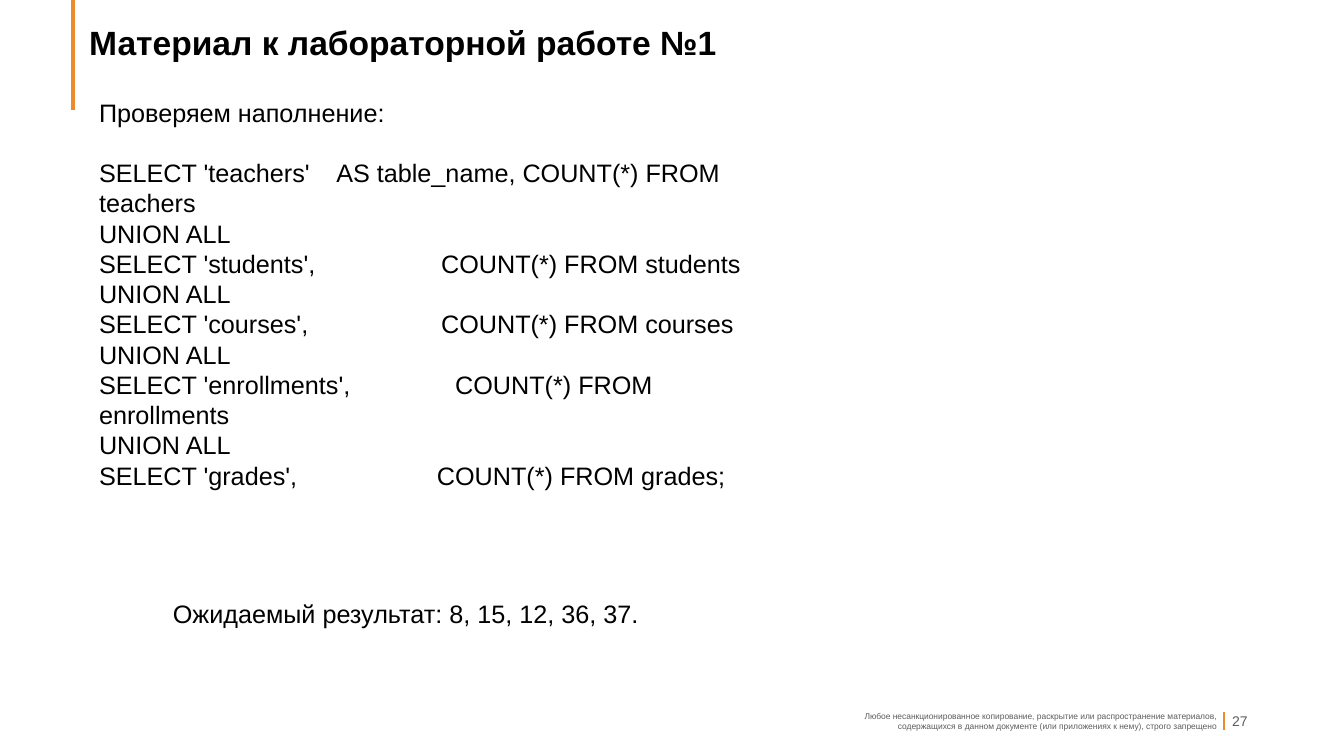
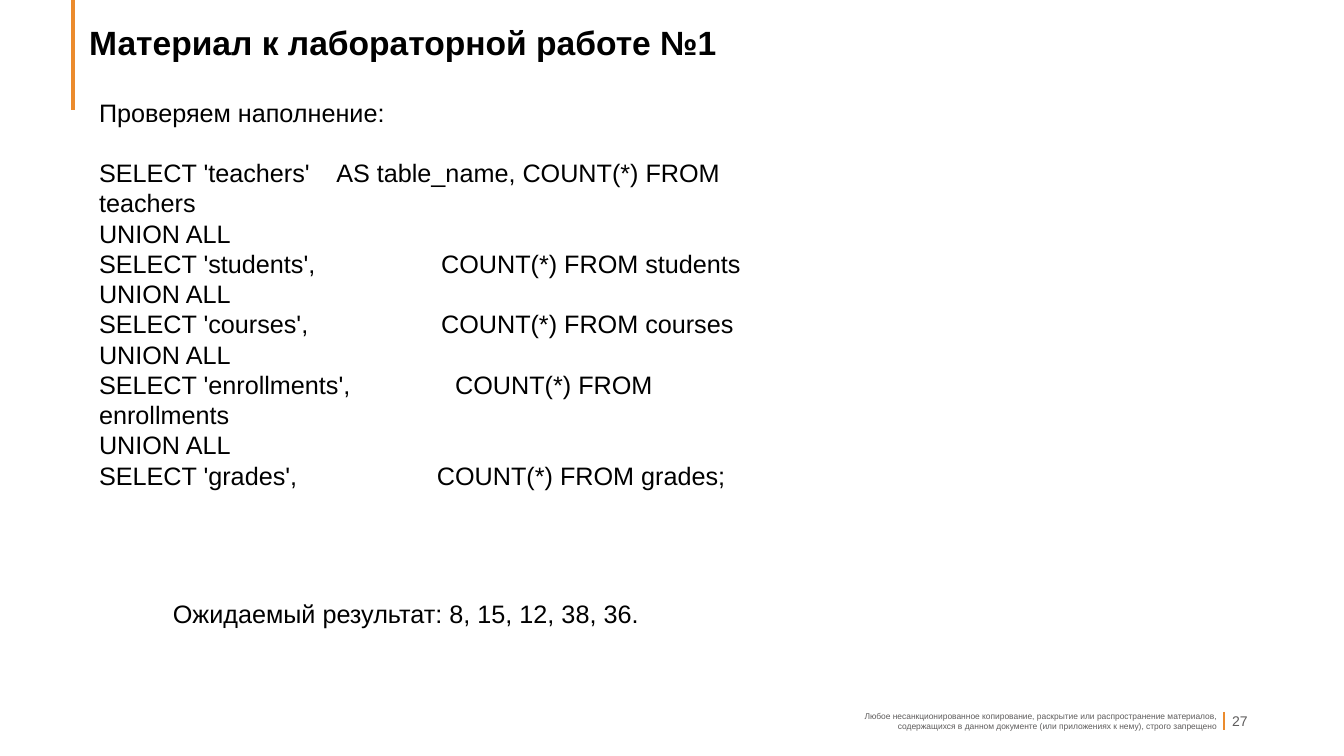
Before and after one commit to vivyako/it-24107, a slide deck: slide 27 of Лекция2_Основы_SQL.pptx. Drawn at 1344x756 pixels with LibreOffice and Linux fonts; fonts in the diff are those of the drawing; background and template pictures are left out. Boxes give left, top, right and bottom in pixels: in the first picture for what was removed or moved away, otherwise in the second. Text is boxed around its words. In the diff, an @@ line names an element or a change of style, - is before the commit and + after.

```diff
--- a/Лекция2_Основы_SQL.pptx
+++ b/Лекция2_Основы_SQL.pptx
@@ text at [173,604,639,629]: text changed @@
-Ожидаемый результат: 8, 15, 12, 36, 37.
+Ожидаемый результат: 8, 15, 12, 38, 36.
```
